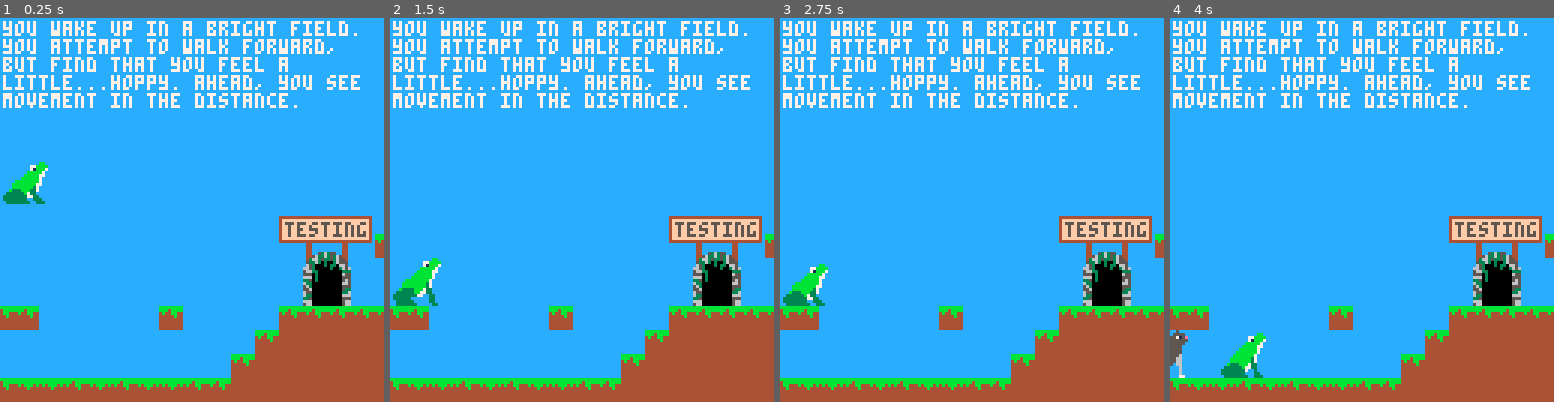
Above: before the commit, frames 1-4 (left to right).
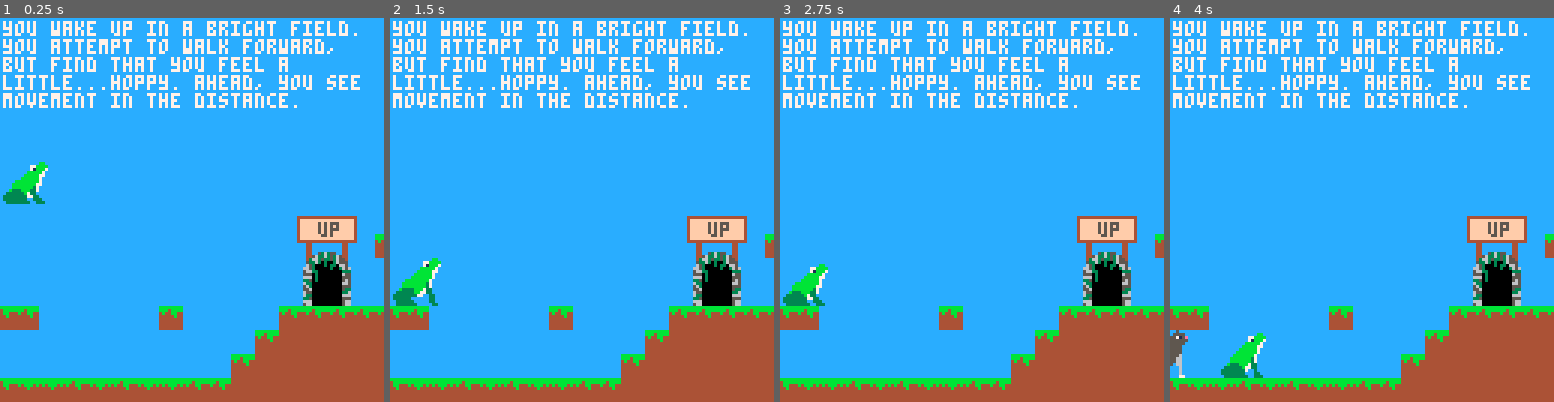
Above: after the commit, the same moments.

Repository: cincodenada/frogsvscats
Game: PICO-8 cartridge frogsvscats.p8
Two runs of this game, one before a commit and one after it. Both use one fixed random seed, a clock stepped at 60 frames per second and the inputs below.
Inputs:
- Up to frame 1 (0.25 s): no input
- Up to frame 2 (1.5 s): tap O (Z key) at 0.33, 0.7, 1.43 s
- Up to frame 3 (2.75 s): hold Left 1.97-2.37 s; tap O (Z key) at 2.22 s
- Up to frame 4 (4 s): hold Right 2.87-3.53 s; tap O (Z key) at 3.1, 3.98 s; hold Up from 3.58 s (still down)

The runs differ from the first frame. In frame 1, 0.9% of the frame differs, in the area x 72-97%, y 51-59%; in frame 2, 0.9%; in frame 3, 0.9%; in frame 4, 0.9%.

Commit message:
Refine sign width/centering

Diff:
--- a/frogsvscats.p8
+++ b/frogsvscats.p8
@@ -85,7 +85,7 @@
 	if(not start_x) start_x = 75
 	self.player = player(start_x+1,50)
 	add(self.cats, cat(20,75))
-	add(self.things, door(22*8,12*8,"testing"))
+	add(self.things, door(22*8,12*8,"up"))
 	self.texts = {{
 		x=start_x+1,y=1,col=7,
 		msg="you wake up in a bright field. you attempt to walk forward, but find that you feel a little...hoppy. ahead, you see movement in the distance."
@@ -264,6 +264,7 @@
 function door:constructor(x,y,label)
 	super(door, self, x, y, sprite(2, 4, 142))
 	self.label = label
+	self.label_offset = flr(rnd(2))
 end
 function door:draw()
 	pal(14,0)
@@ -271,16 +272,17 @@
 	pal(14,14)
 	if(self.label) do
 		local width=#self.label*4
+		local halfw = max(width/2, 2*4)
 		local bb = self:bb()
 		rectfill(
-			bb.cx-flr(width/2)-2,bb.n+2,
-			bb.cx+ceil(width/2),bb.n+10,15
+			bb.cx-flr(halfw)-2,bb.n+2,
+			bb.cx+ceil(halfw),bb.n+10,15
 		)
 		rect(
-		  bb.cx-flr(width/2)-2,bb.n+2,
-			bb.cx+ceil(width/2),bb.n+10,4
+		  bb.cx-flr(halfw)-2,bb.n+2,
+			bb.cx+ceil(halfw)+1,bb.n+10,4
 		)
-		print(self.label,bb.cx-flr(width/2),bb.n+4,5)
+		print(self.label,bb.cx-flr(width/2)+self.label_offset,bb.n+4,5)
 	end
 end
 
